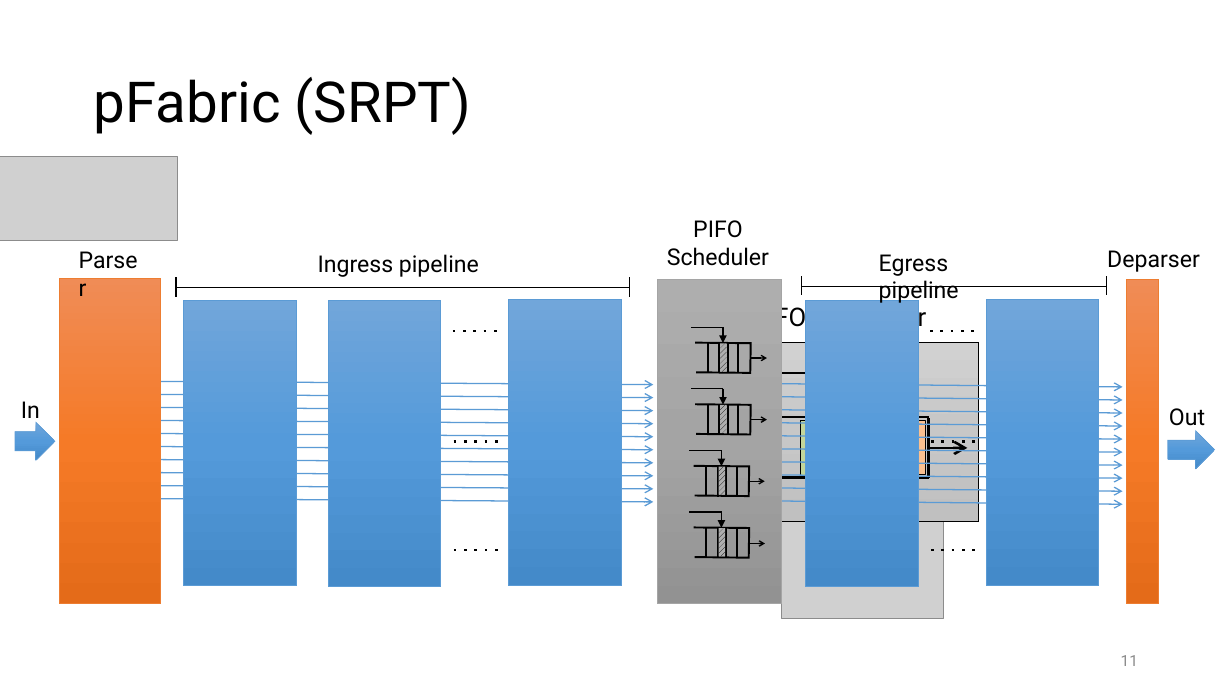
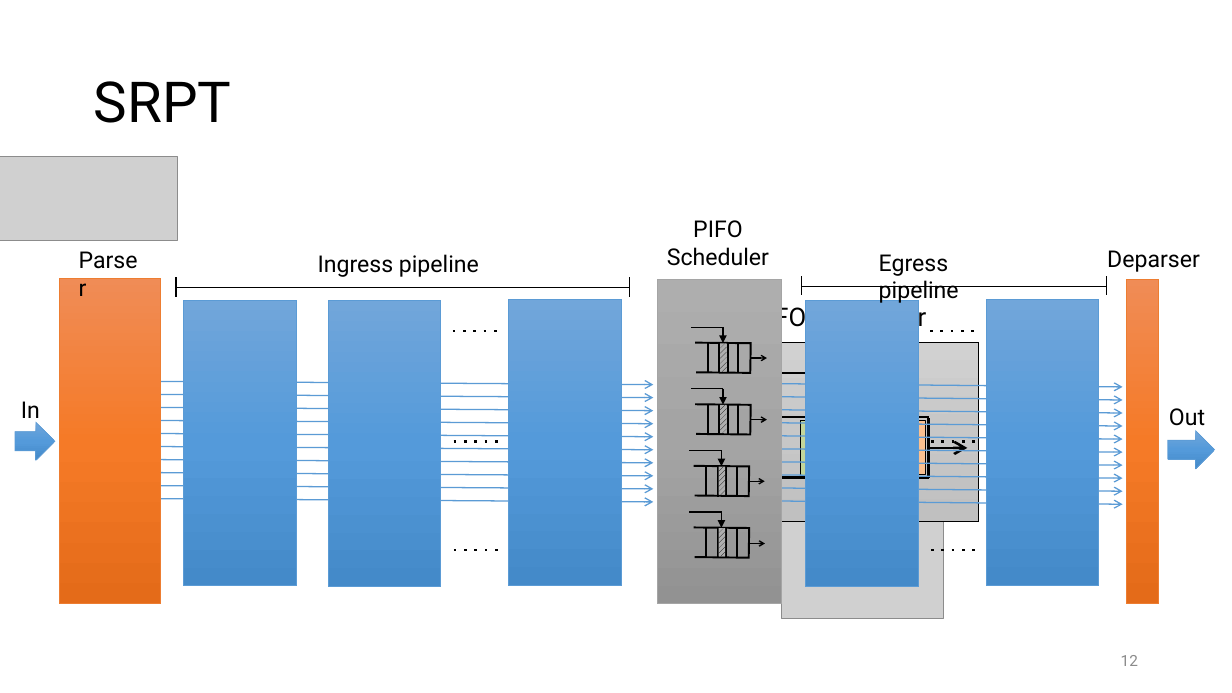
Before and after one commit to anirudhSK/pifo-domino-marple-ppts, a slide deck: slide 12 of pifo_sigcomm.pptx (slide 11 before the commit). Drawn at 1232x693 pixels with LibreOffice and Linux fonts; fonts in the diff are those of the drawing; grey boxes stand for pictures. Boxes give left, top, right and bottom in pixels: in the first picture for what was removed or moved away, otherwise in the second. Text is boxed around its words. In the diff, an @@ line names an element or a change of style, - is before the commit and + after.

```diff
--- a/pifo_sigcomm.pptx
+++ b/pifo_sigcomm.pptx
@@ title at <box>94,81,231,123</box>: text changed @@
-pFabric (SRPT)
+SRPT
@@ page number at <box>1121,655,1138,666</box>: text changed @@
-11
+12
```
Also in this commit, not shown: 7 other slides changed, 2 slides added.
